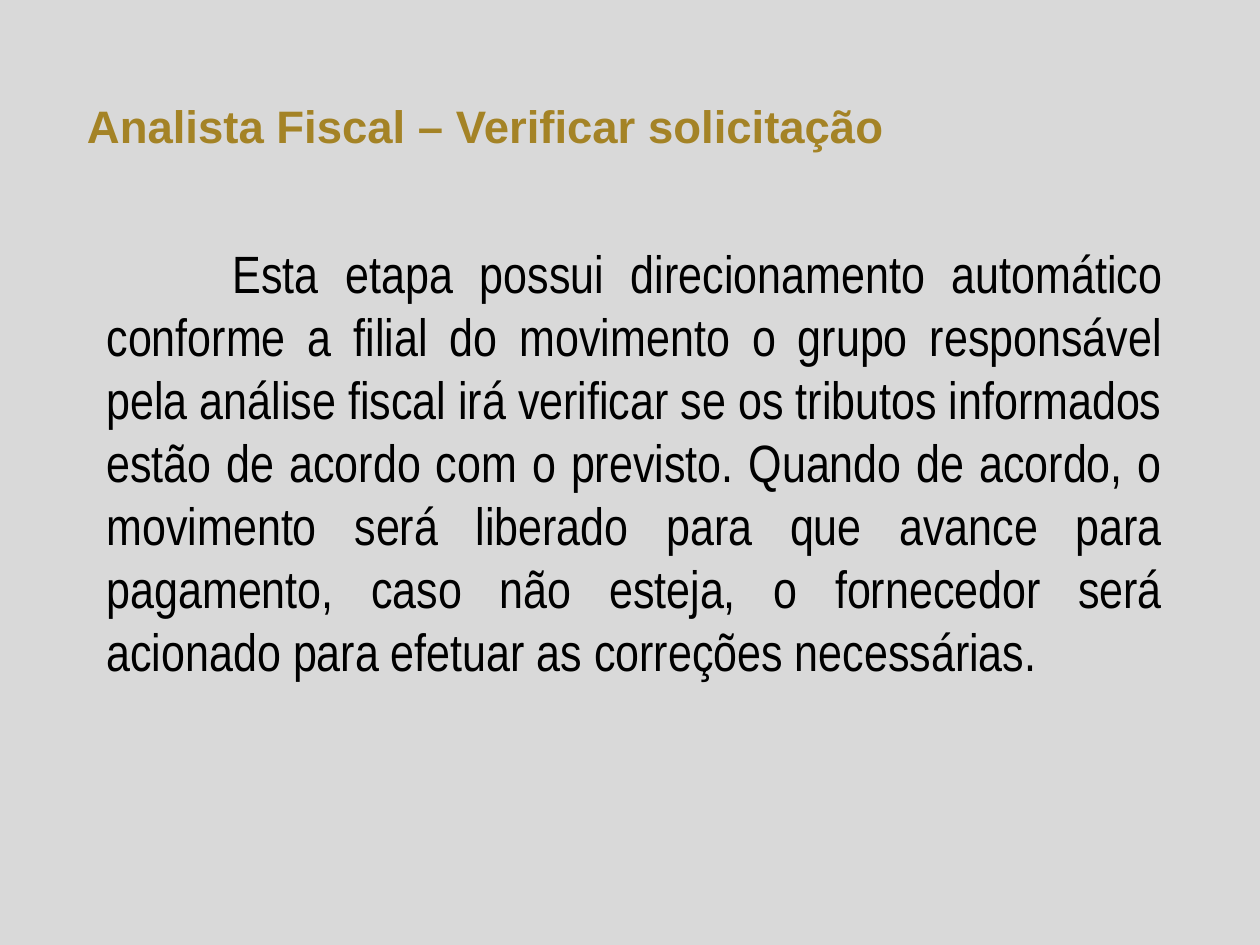
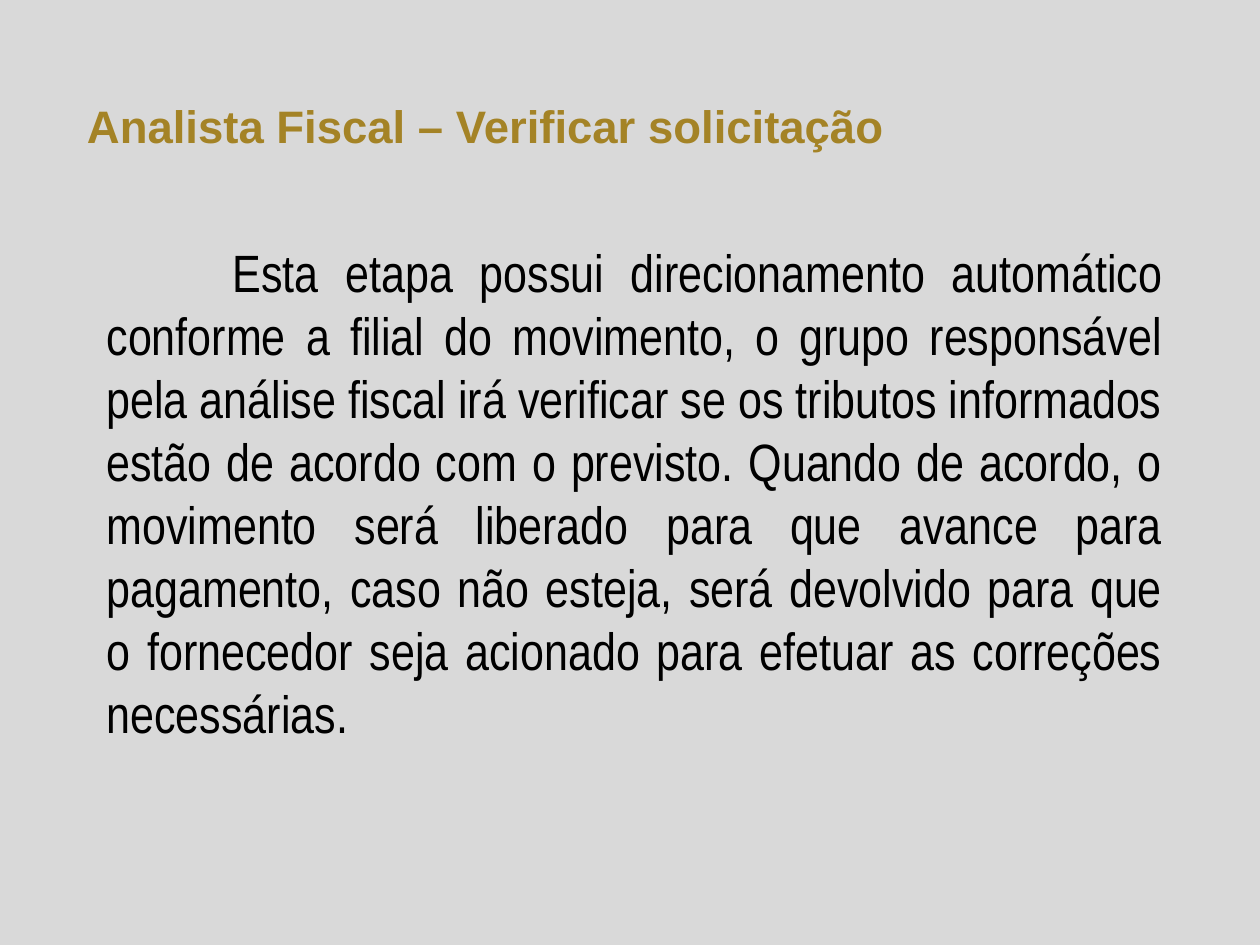
Before and after one commit to herickfreitas/Fluig_RM_ParcelaContratos, a slide deck: slide 6 of Parcelas de contratos.pptx. Drawn at 1260x945 pixels with LibreOffice and Linux fonts; fonts in the diff are those of the drawing; background and template pictures are left out. Boxes give left, top, right and bottom in pixels: in the first picture for what was removed or moved away, otherwise in the second. Text is boxed around its words. In the diff, an @@ line names an element or a change of style, - is before the commit and + after.

```diff
--- a/Parcelas de contratos.pptx
+++ b/Parcelas de contratos.pptx
@@ text at bbox=[107, 253, 1162, 734]: text changed @@
-Esta etapa possui direcionamento automático conforme a filial do movimento o grupo responsável pela análise fiscal irá verificar se os tributos informados estão de acordo com o previsto. Quando de acordo, o movimento será liberado para que avance para pagamento, caso não esteja, o fornecedor será acionado para efetuar as correções necessárias.
+Esta etapa possui direcionamento automático conforme a filial do movimento, o grupo responsável pela análise fiscal irá verificar se os tributos informados estão de acordo com o previsto. Quando de acordo, o movimento será liberado para que avance para pagamento, caso não esteja, será devolvido para que o fornecedor seja acionado para efetuar as correções necessárias.
```
Also in this commit, not shown: 1 other slide changed.
